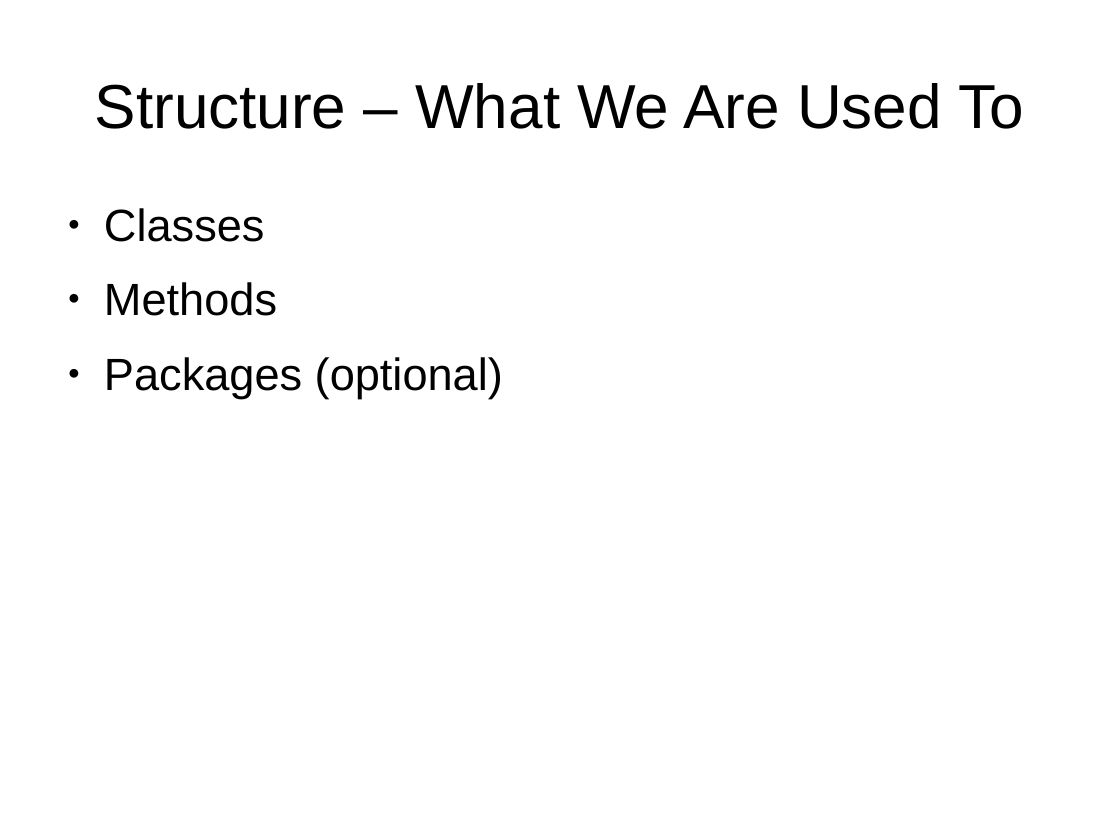
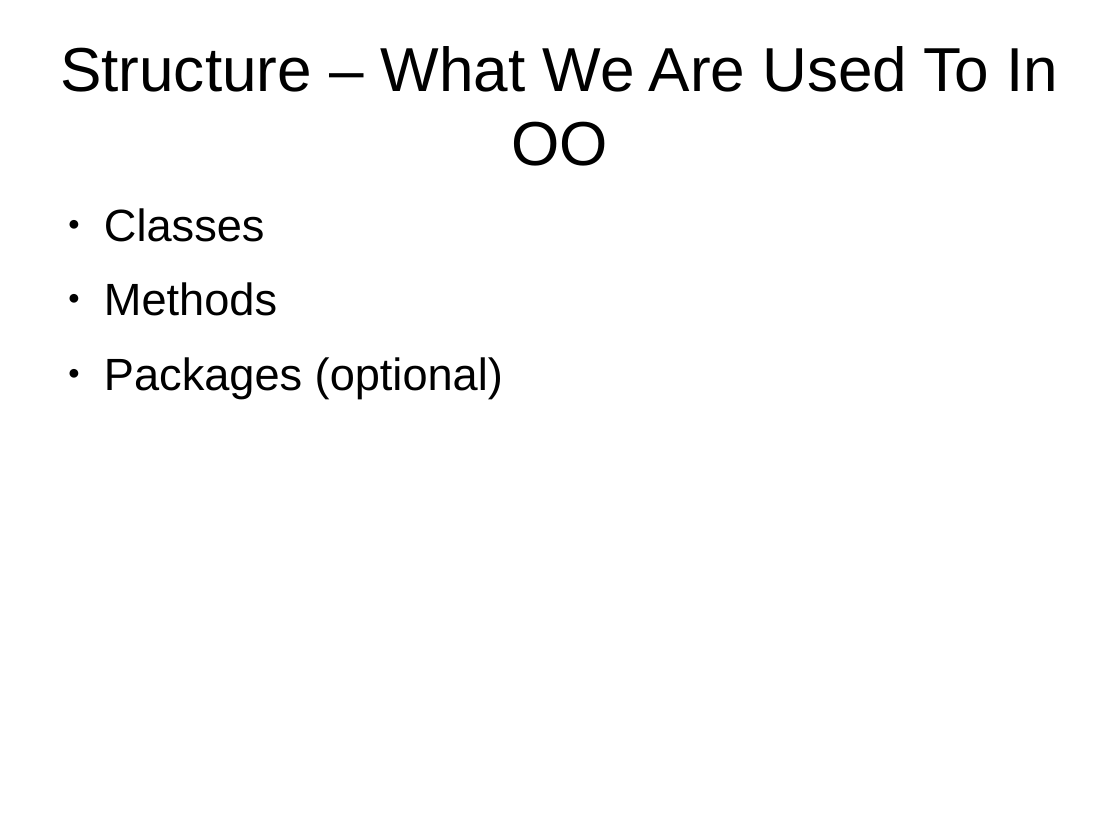
Before and after one commit to samba2/modern_c, a slide deck: slide 12 of modern_c.odp (slide 11 before the commit). Drawn at 1120x840 pixels with LibreOffice and Linux fonts; fonts in the diff are those of the drawing. Boxes give left, top, right and bottom in pixels: in the first picture for what was removed or moved away, otherwise in the second. Text is boxed around its words. In the diff, an @@ line names an element or a change of style, - is before the commit and + after.

```diff
--- a/modern_c.odp
+++ b/modern_c.odp
@@ title at [60,46,1058,166]: text changed @@
-Structure – What We Are Used To
+Structure – What We Are Used To In OO
```
Also in this commit, not shown: 6 other slides changed, 16 slides added, 2 other files.
